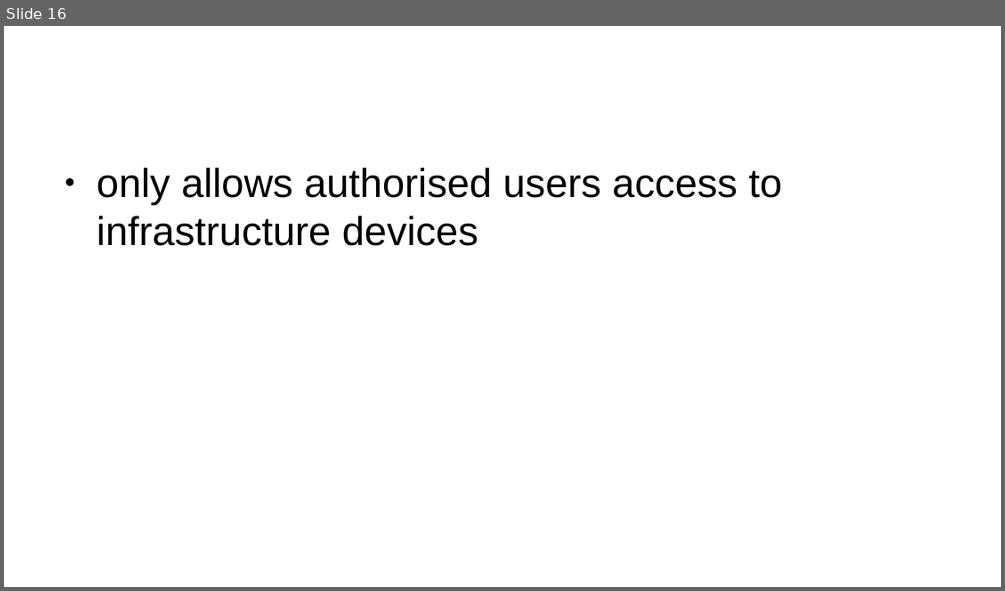
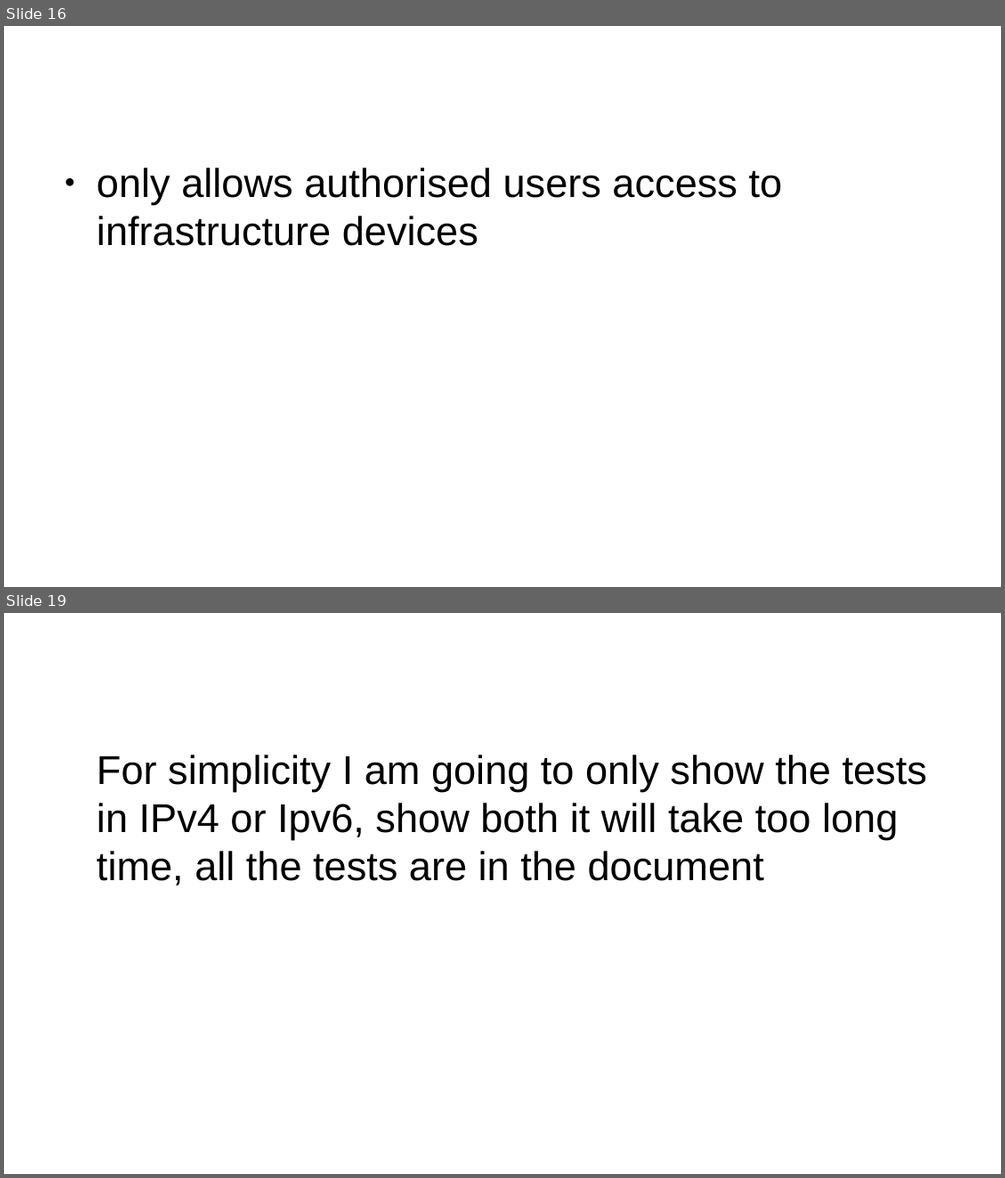
Before and after one commit to Advanced-Diploma-of-IT-Tel-Network-Eng/Assessments, a slide deck: TERM1-BLOCK1/2-ICTNWK541-Configure_Verify_Troubleshoot_WAN_links-IP_services/Assessmet_Task2/Task2/PacketTracer/guide-presentation.pptx. Shown one above the other, each under a label of ours: slide 16 before the commit, slides 16 and 19 after it; the slides between them are not shown. The pictures are 1005x591 and 1005x1178 pixels, drawn with LibreOffice and Linux fonts; fonts in the diff are those of the drawing. Boxes give left, top, right and bottom in pixels: in the first picture for what was removed or moved away, otherwise in the second. Text is boxed around its words. In the diff, an @@ line names an element or a change of style, - is before the commit and + after.

Commit message:
making guide presentation, document updated

```diff
--- a/TERM1-BLOCK1/2-ICTNWK541-Configure_Verify_Troubleshoot_WAN_links-IP_services/Assessmet_Task2/Task2/PacketTracer/guide-presentation.pptx
+++ b/TERM1-BLOCK1/2-ICTNWK541-Configure_Verify_Troubleshoot_WAN_links-IP_services/Assessmet_Task2/Task2/PacketTracer/guide-presentation.pptx
@@ slide 19 added at (4, 613, 1001, 1174), background #FFFFFF @@
@@ text added at (97, 755, 927, 885), 32 pt, text #000000 @@
+For simplicity I am going to only show the tests in IPv4 or Ipv6, show both it will take too long time, all the tests are in the document
```
Also in this commit, not shown: 2 slides changed, 16 other slides added, 16 slides removed, 2 other files.
